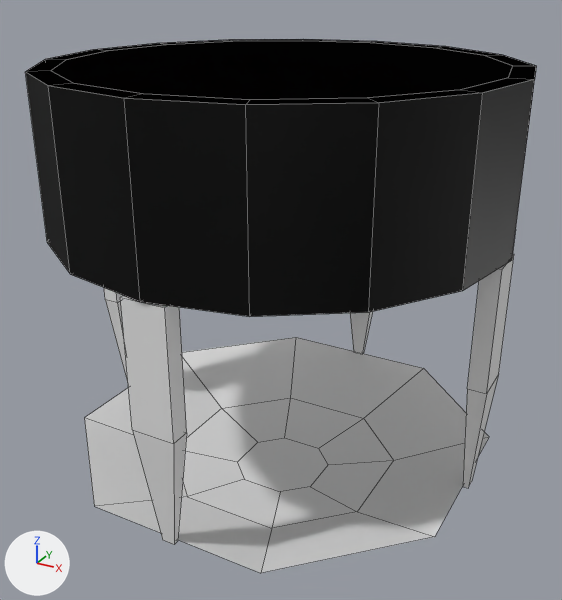
The Blender file Maps/MiteMapExperiments.blend: old version first, new version second.
Before and after are seen from a 50 mm camera at (234.0, -428.0, 358.0) aimed at (1.0, -4.0, 146.0). Lighting does not change. The marker at lower left points along +X, +Y and +Z. The picture after the commit comes second. Mesh edges are drawn as thin lines.

The older version as bpy lines, for what is in view:
```python
me_circle = bpy.data.meshes.new('Circle')
me_circle.from_pydata(...)  # 76 vertices, 75 faces; spans x -148.0..148.0, y -148.0..148.0, z 41.0..300.0
# faces by material slot: [49, 10, 16]
me_circle.materials.append(mat_innerblack)  # black #000000
me_circle.materials.append(mat_mandible)  # white #e7e7e7
me_circle.materials.append(mat_outermouth)  # white #e7e7e7
me_cube_001 = bpy.data.meshes.new('Cube.001')
me_cube_001.from_pydata(...)  # 24 vertices, 17 faces; spans x -34.1..34.1, y -34.0..34.0, z 2.5..10.5
ob_mouth = bpy.data.objects.new('Mouth', me_circle)
ob_mouth.location = (0.0, 0.0, 0.0)
ob_mouth.rotation_euler = (0.0, 0.0, 0.785)  # degrees (0, 0, 45)
_m = ob_mouth.modifiers.new('Mirror', 'MIRROR')
_m.use_axis = (True, True, False)
ob_singlehole_col = bpy.data.objects.new('SingleHole-col', me_cube_001)
ob_singlehole_col.location = (0.0, 0.0, 0.0)
ob_singlehole_col.scale = (4.0, 4.0, 4.0)
```
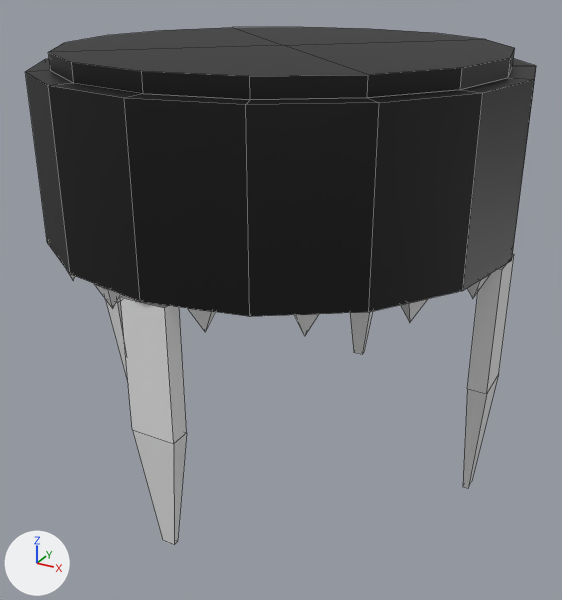
Commit message: Added Giant Mite Mouth Teeth

Diff of the bpy script that builds the scene:
```diff
--- a/Maps/MiteMapExperiments.blend.py
+++ b/Maps/MiteMapExperiments.blend.py
@@ me_circle @@
 # used by ob_mouth; location = (0.0, 0.0, 0.0); rotation_euler = (0.0, 0.0, 0.785), in degrees (0, 0, 45)
-me_circle.from_pydata(...)  # 76 vertices, 75 faces; spans x -148.0..148.0, y -148.0..148.0, z 41.0..300.0
+me_circle.from_pydata(...)  # 96 vertices, 53 faces, 33 loose edges; spans x -148.0..143.0, y -1.0..148.0, z 0.0..310.0
+# me_circle part 1
+# 40 vertices are removed from x -137.0..148.0, y -148.0..137.0, z 200.0..300.0
+# 50 faces are deleted
+# 28 vertices are added at x 0.0..143.0, y 0.0..143.0, z 185.0..310.0
+# 1 loose edge is added
+# 8 new faces join them, mat_innerblack (black #000000)
+# 20 new faces join them, mat_mandible (white #e7e7e7)
+# other edits to the shape of me_circle do not show in these pictures
 me_circle.materials.append(mat_innerblack)
@@ ob_singlehole_col @@
 ob_singlehole_col.scale = (4.0, 4.0, 4.0)
+ob_singlehole_col.hide_set(True)
```

What differs and where, as boxes [x1, y1, x2, y2] in the pictures (562 x 600 px):
'Mouth', reshaped
    before: [25, 39, 536, 545]
    after: [25, 27, 536, 545]
'SingleHole-col', hidden
    before: [84, 337, 489, 573]
part 1 of me_circle, built on
    before: [26, 39, 536, 317]
    after: [49, 27, 515, 336]
